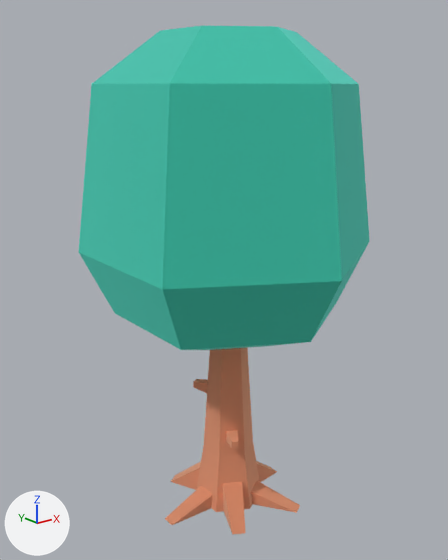
One commit to the glTF model assets/wv/architecture-v1/tree-oak.glb: the scene before it, then after it.
One viewpoint serves both versions: a 50 mm camera at (-0.958, -1.177, 1.109) aimed at (-0.006, 0.013, 0.633). Every picture has the same lights, and +X, +Y and +Z are marked at lower left. The picture after the commit comes second. Where no turn or scale is listed for an object, it has been applied to the vertices.

In view in the first picture: 'tree_oak'.
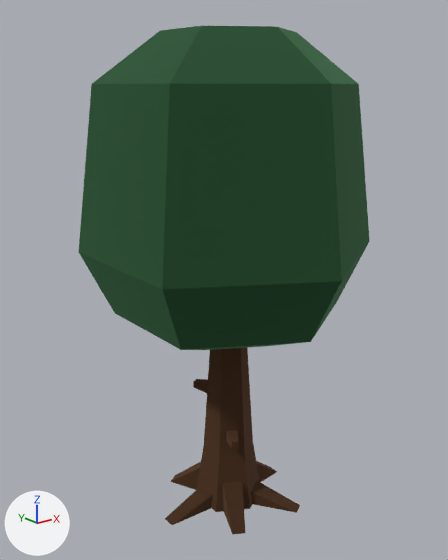
Location of each change, (x1, y1, x2, y2) in pixels of the pictures (448 x 560 px):
```json
{"object": "tree_oak", "change": "recoloured", "before": [79, 26, 369, 534], "after": [79, 26, 369, 534], "on screen": "cyan to dark green"}
```

The change, as JSON lines over the scene's bpy script:
```json
{"op": "set", "path": "mat_leafsgreen.base_color", "old": "(0.161, 0.788, 0.671)", "new": "(0.0742, 0.202, 0.0976)", "note": "cyan #70e6d6 -> dark green #4d7c58"}
{"op": "set", "path": "mat_woodbark.base_color", "old": "(0.886, 0.514, 0.341)", "new": "(0.181, 0.0953, 0.0529)", "note": "beige #f2be9e -> brown #765741"}
```
